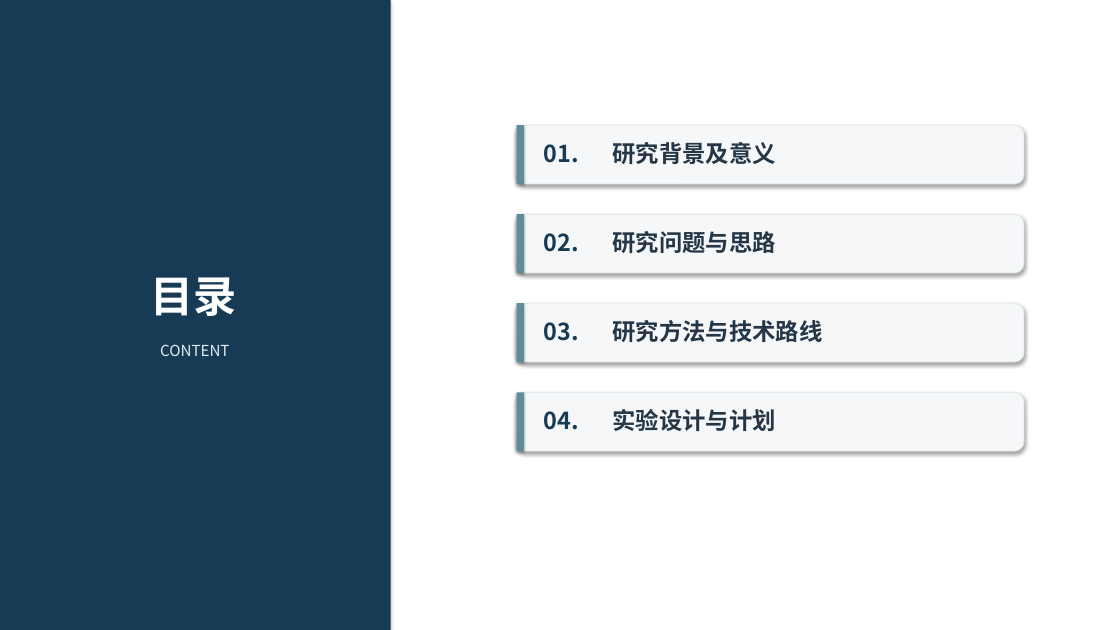
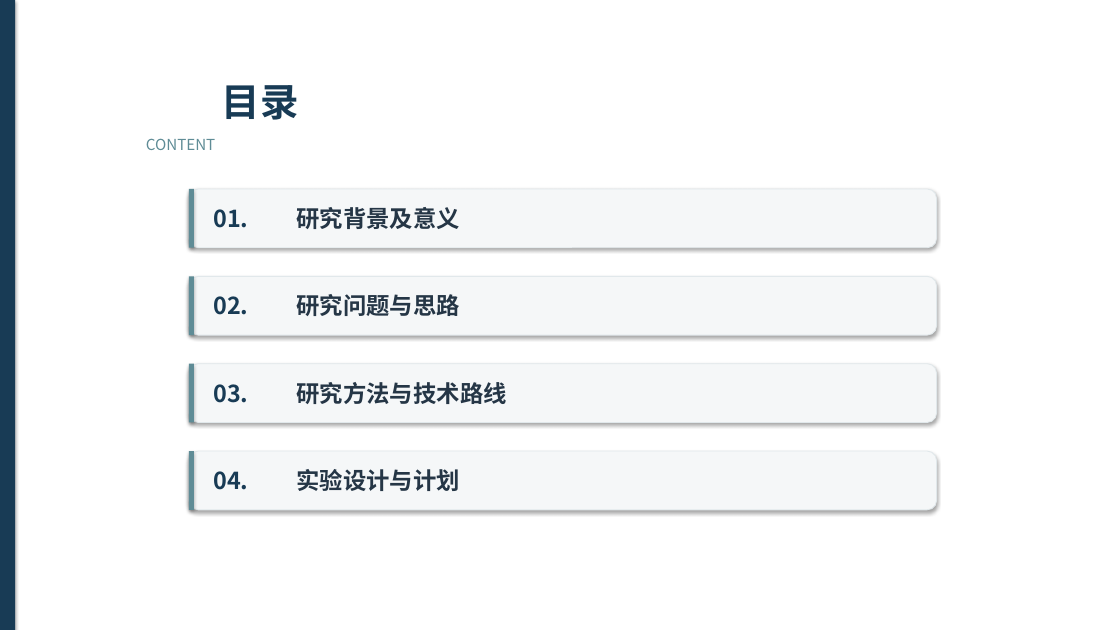
Before and after one commit to wangyi-ui/BONE, a slide deck: slide 2 of presentations/proposal_academic_redesign.pptx. Drawn at 1120x630 pixels with LibreOffice and Linux fonts; fonts in the diff are those of the drawing. Boxes give left, top, right and bottom in pixels: in the first picture for what was removed or moved away, otherwise in the second. Text is boxed around its words. In the diff, an @@ line names an element or a change of style, - is before the commit and + after.

Commit message:
Rework proposal deck layout and add PDF preview

```diff
--- a/presentations/proposal_academic_redesign.pptx
+++ b/presentations/proposal_academic_redesign.pptx
@@ rectangle: place and size @@
-rectangle at bbox=[0, 0, 391, 630]
+rectangle at bbox=[0, 0, 15, 630]
@@ text "目录": place and size @@
-text "目录" at bbox=[151, 277, 237, 316]
+text "目录" at bbox=[222, 85, 299, 120]
@@ text "目录" at bbox=[222, 85, 299, 120]: size 37 to 33 pt, text colour #FFFFFF to #183B55 @@
@@ text "CONTENT": place and size @@
-text "CONTENT" at bbox=[160, 344, 229, 356]
+text "CONTENT" at bbox=[146, 138, 215, 150]
@@ text "CONTENT" at bbox=[146, 138, 215, 150]: text colour #E3EBEE to #5F8C96 @@
@@ rectangle: place and size @@
-rectangle at bbox=[517, 125, 524, 184]
+rectangle at bbox=[189, 189, 194, 248]
@@ rounded rectangle: place and size @@
-rounded rectangle at bbox=[517, 125, 1024, 184]
+rounded rectangle at bbox=[189, 189, 937, 248]
@@ text "01.": place and size @@
-text "01." at bbox=[543, 144, 578, 163]
+text "01." at bbox=[213, 209, 248, 228]
@@ text "研究背景及意义": place and size @@
-text "研究背景及意义" at bbox=[612, 142, 776, 164]
+text "研究背景及意义" at bbox=[296, 207, 460, 229]
@@ rounded rectangle: place and size @@
-rounded rectangle at bbox=[517, 214, 1024, 273]
+rounded rectangle at bbox=[189, 276, 937, 335]
@@ text "02.": place and size @@
-text "02." at bbox=[543, 233, 578, 252]
+text "02." at bbox=[213, 296, 248, 315]
@@ text "研究问题与思路": place and size @@
-text "研究问题与思路" at bbox=[612, 231, 776, 253]
+text "研究问题与思路" at bbox=[296, 294, 460, 316]
@@ rounded rectangle: place and size @@
-rounded rectangle at bbox=[517, 303, 1024, 362]
+rounded rectangle at bbox=[189, 364, 937, 423]
@@ text "03.": place and size @@
-text "03." at bbox=[543, 322, 578, 341]
+text "03." at bbox=[213, 384, 248, 403]
@@ text "研究方法与技术路线": place and size @@
-text "研究方法与技术路线" at bbox=[612, 320, 822, 342]
+text "研究方法与技术路线" at bbox=[296, 382, 506, 404]
@@ 3 rectangles: place and size @@
-3 rectangles at bbox=[517, 214, 524, 451]
+3 rectangles at bbox=[189, 276, 194, 510]
@@ rounded rectangle: place and size @@
-rounded rectangle at bbox=[517, 392, 1024, 451]
+rounded rectangle at bbox=[189, 451, 937, 510]
@@ text "04.": place and size @@
-text "04." at bbox=[543, 411, 578, 430]
+text "04." at bbox=[213, 471, 248, 490]
@@ text "实验设计与计划": place and size @@
-text "实验设计与计划" at bbox=[612, 409, 776, 431]
+text "实验设计与计划" at bbox=[296, 469, 460, 491]
```
Also in this commit, not shown: 18 other slides changed, 1 other file.
